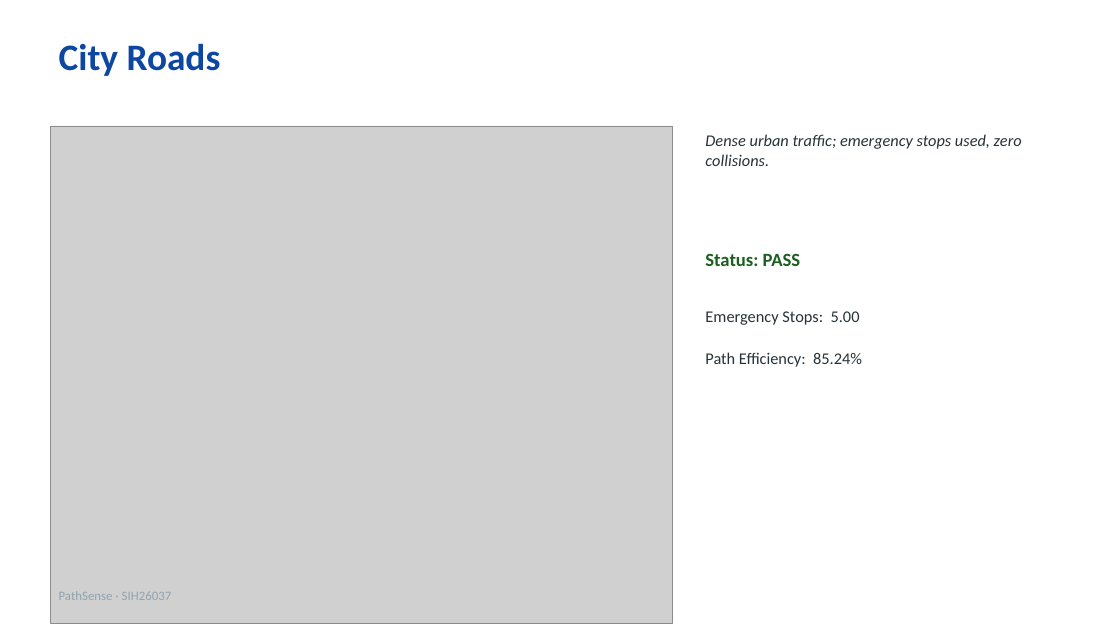
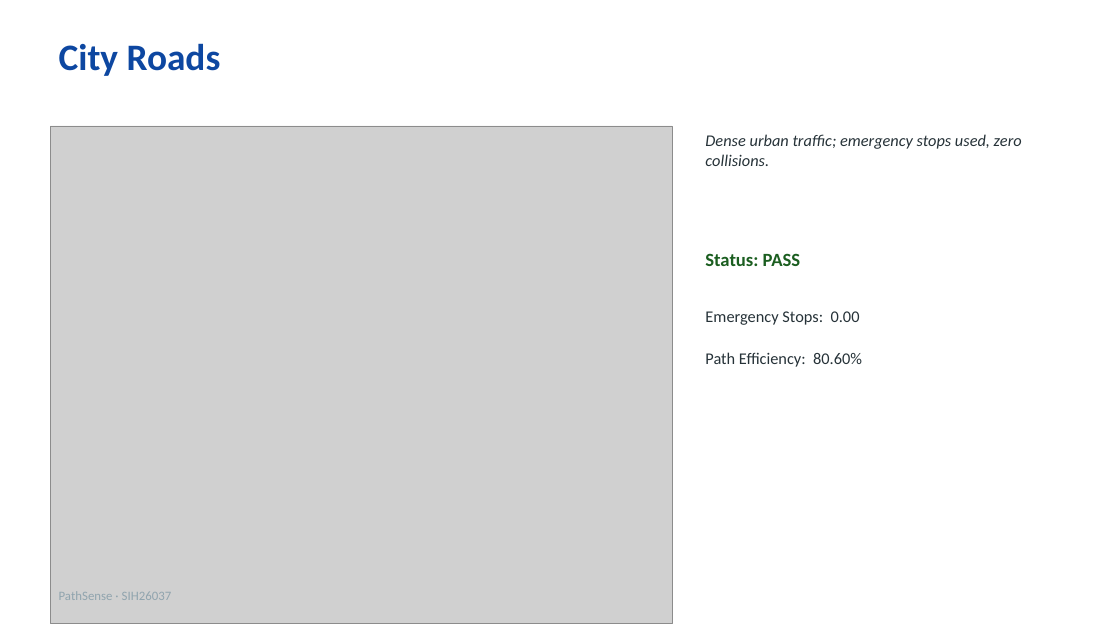
Before and after one commit to lemuel-fernandes/marg.ai, a slide deck: slide 10 of pathsense_ppt.pptx. Drawn at 1120x630 pixels with LibreOffice and Linux fonts; fonts in the diff are those of the drawing; grey boxes stand for pictures. Boxes give left, top, right and bottom in pixels: in the first picture for what was removed or moved away, otherwise in the second. Text is boxed around its words. In the diff, an @@ line names an element or a change of style, - is before the commit and + after.

```diff
--- a/pathsense_ppt.pptx
+++ b/pathsense_ppt.pptx
@@ text at [705,311,860,325]: text changed @@
-Emergency Stops: 5.00
+Emergency Stops: 0.00
@@ text at [705,352,862,367]: text changed @@
-Path Efficiency: 85.24%
+Path Efficiency: 80.60%
```
Also in this commit, not shown: 3 other slides changed, 20 other files.
